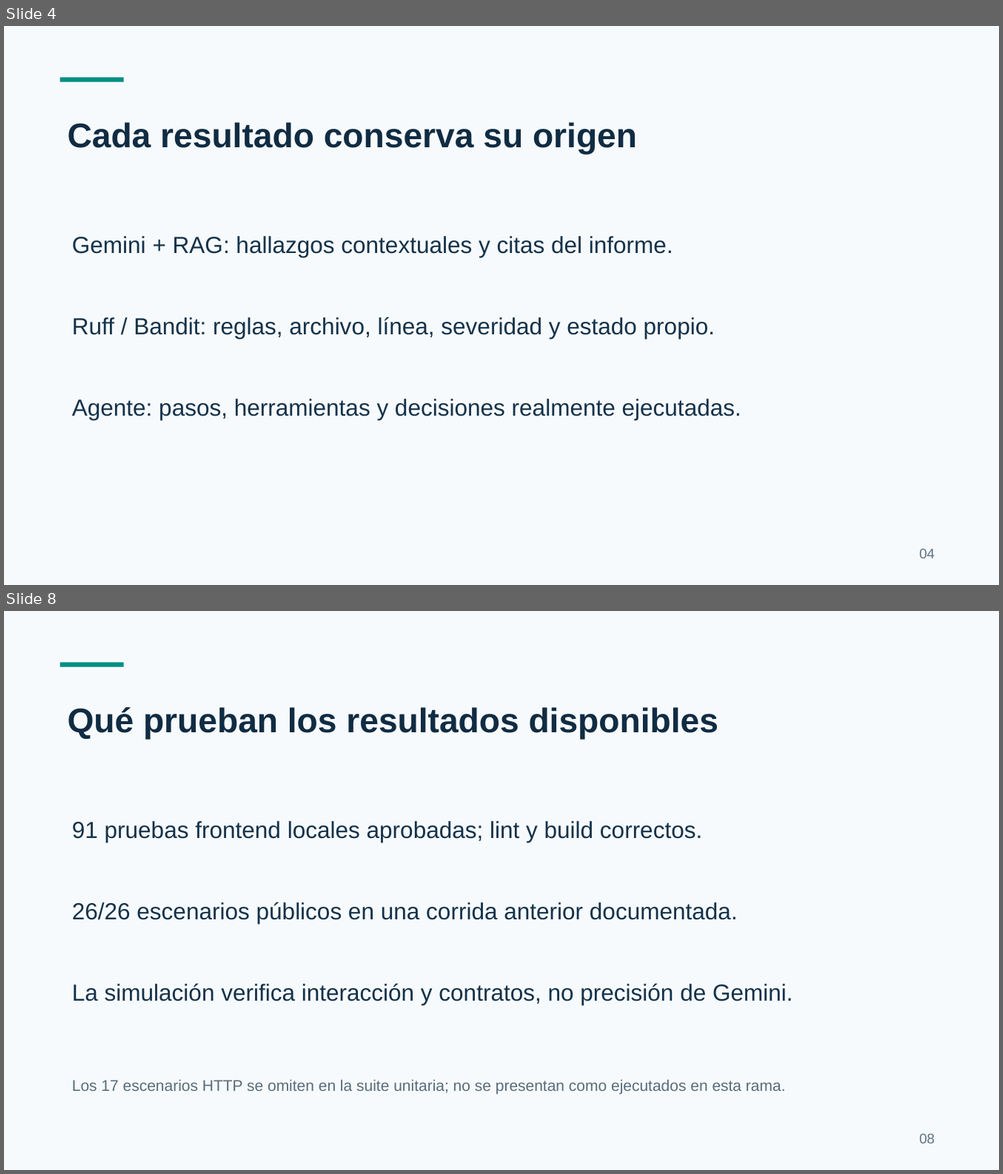
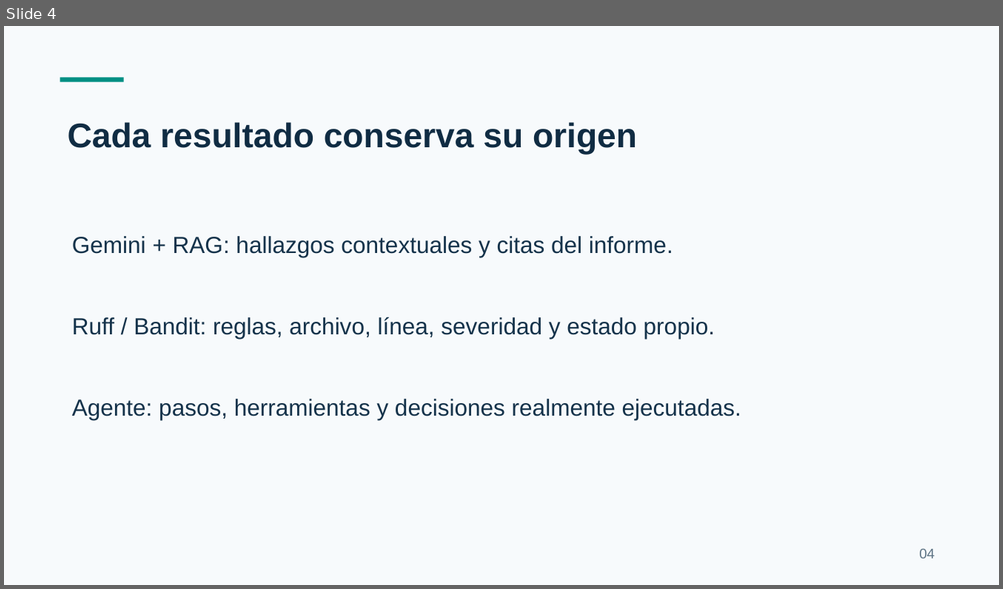
Before and after one commit to Christian-gv-01/revisor-inteligente-codigo, a slide deck: docs/presentacion/CODEGUARD-borrador-12-minutos.pptx. Shown one above the other, each under a label of ours: slides 4 and 8 before the commit, slide 4 after it; the slides between them are not shown. The pictures are 1003x1174 and 1003x589 pixels, drawn with LibreOffice and Linux fonts; fonts in the diff are those of the drawing. Boxes give left, top, right and bottom in pixels: in the first picture for what was removed or moved away, otherwise in the second. Text is boxed around its words. In the diff, an @@ line names an element or a change of style, - is before the commit and + after.

```diff
--- a/docs/presentacion/CODEGUARD-borrador-12-minutos.pptx
+++ b/docs/presentacion/CODEGUARD-borrador-12-minutos.pptx
@@ slide 8 removed at <box>4,611,999,1170</box>, background #F7FAFC @@
@@ rectangle removed at <box>60,663,123,667</box> @@
@@ text removed at <box>68,707,718,740</box> @@
-Qué prueban los resultados disponibles
@@ text removed at <box>72,821,702,843</box> @@
-91 pruebas frontend locales aprobadas; lint y build correctos.
@@ text removed at <box>72,902,737,924</box> @@
-26/26 escenarios públicos en una corrida anterior documentada.
@@ text removed at <box>72,983,793,1005</box> @@
-La simulación verifica interacción y contratos, no precisión de Gemini.
@@ text removed at <box>72,1080,785,1095</box> @@
-Los 17 escenarios HTTP se omiten en la suite unitaria; no se presentan como ejecutados en esta rama.
@@ text removed at <box>919,1134,934,1144</box> @@
-08
```
Also in this commit, not shown: 7 slides changed, 2 slides added, 1 other slide removed, 4 other files.
